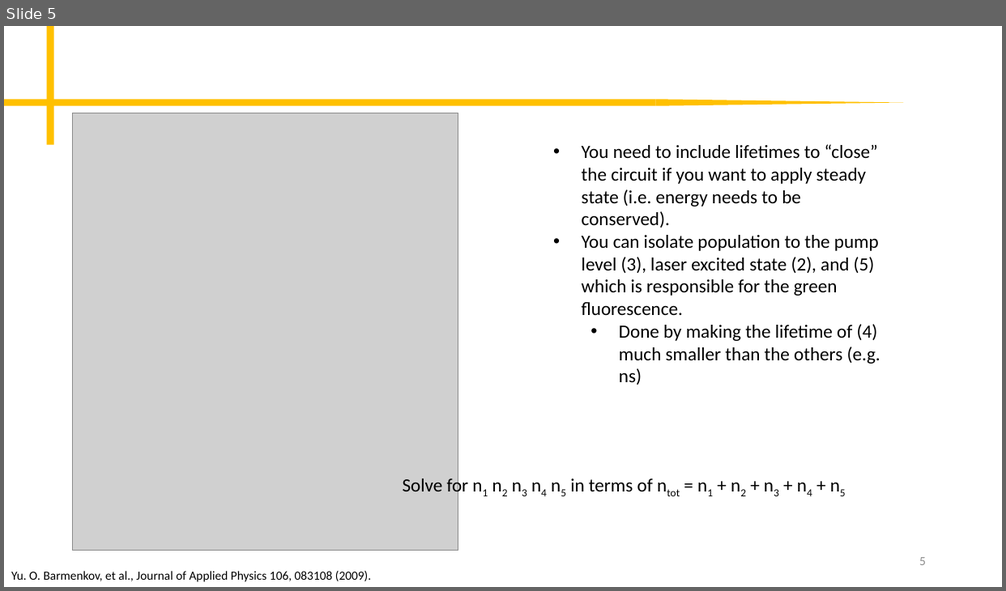
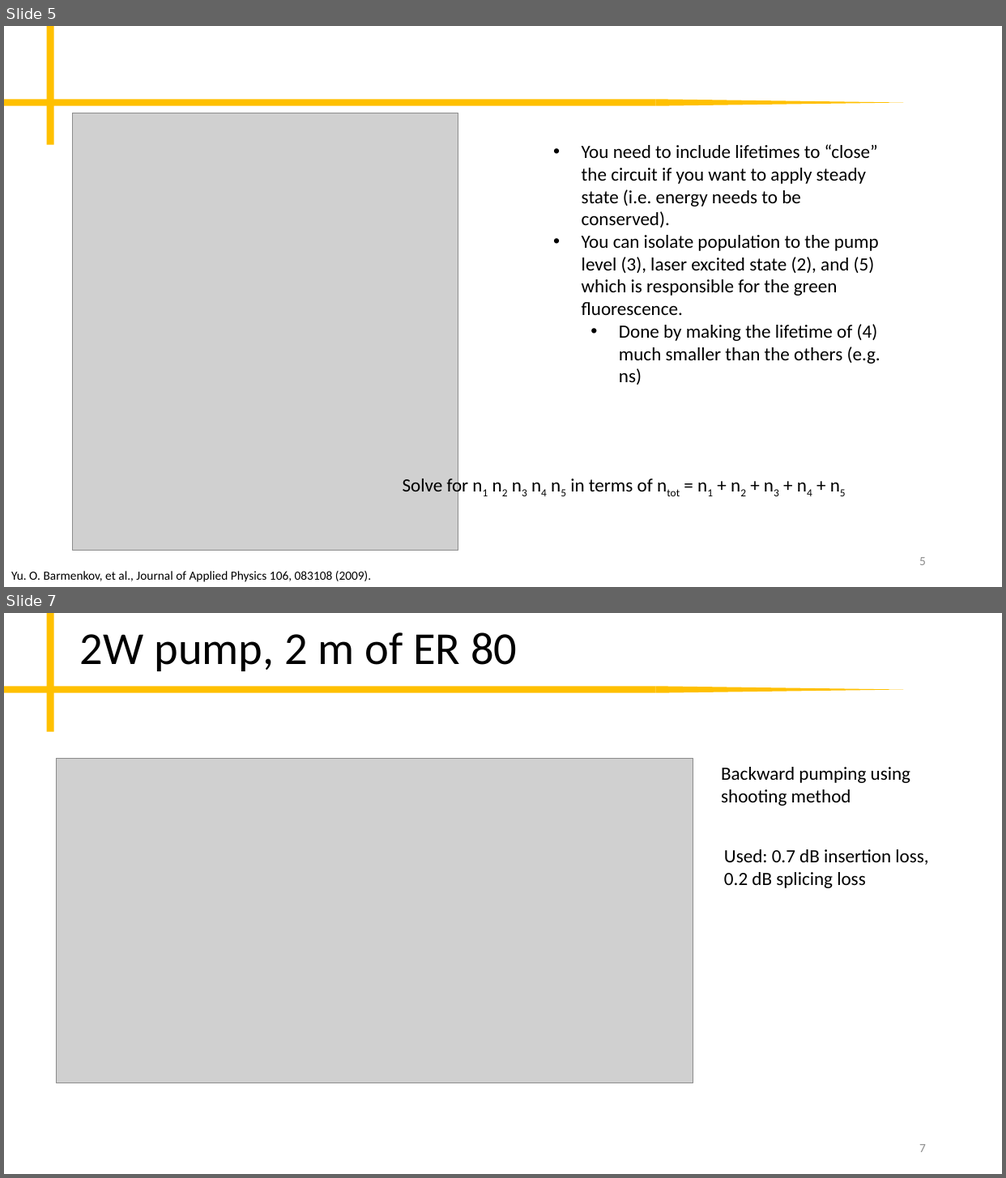
Before and after one commit to peter-chang62/Laser-Design-Scripts, a slide deck: memo.pptx. Shown one above the other, each under a label of ours: slide 5 before the commit, slides 5 and 7 after it; the slides between them are not shown. The pictures are 1006x591 and 1006x1178 pixels, drawn with LibreOffice and Linux fonts; fonts in the diff are those of the drawing; grey boxes stand for pictures. Boxes give left, top, right and bottom in pixels: in the first picture for what was removed or moved away, otherwise in the second. Text is boxed around its words. In the diff, an @@ line names an element or a change of style, - is before the commit and + after.

```diff
--- a/memo.pptx
+++ b/memo.pptx
@@ slide 7 added at <box>4,613,1002,1174</box>, background #FFFFFF; not listed: 3 template elements that a slide beside it also shows @@
@@ title added at <box>80,632,517,671</box>, 44 pt, text #000000 @@
+2W pump, 2 m of ER 80
@@ picture added at <box>57,758,692,1084</box> @@
@@ text added at <box>721,767,910,806</box>, 18 pt, text #000000 @@
+Backward pumping using shooting method
@@ text added at <box>724,850,928,888</box>, 18 pt, text #000000 @@
+Used: 0.7 dB insertion loss, 0.2 dB splicing loss
@@ page number added at <box>919,1144,926,1152</box>, 12 pt, text #8C8C8C @@
+7
```
Also in this commit, not shown: 1 slide changed, 1 other slide added, 4 other files.
